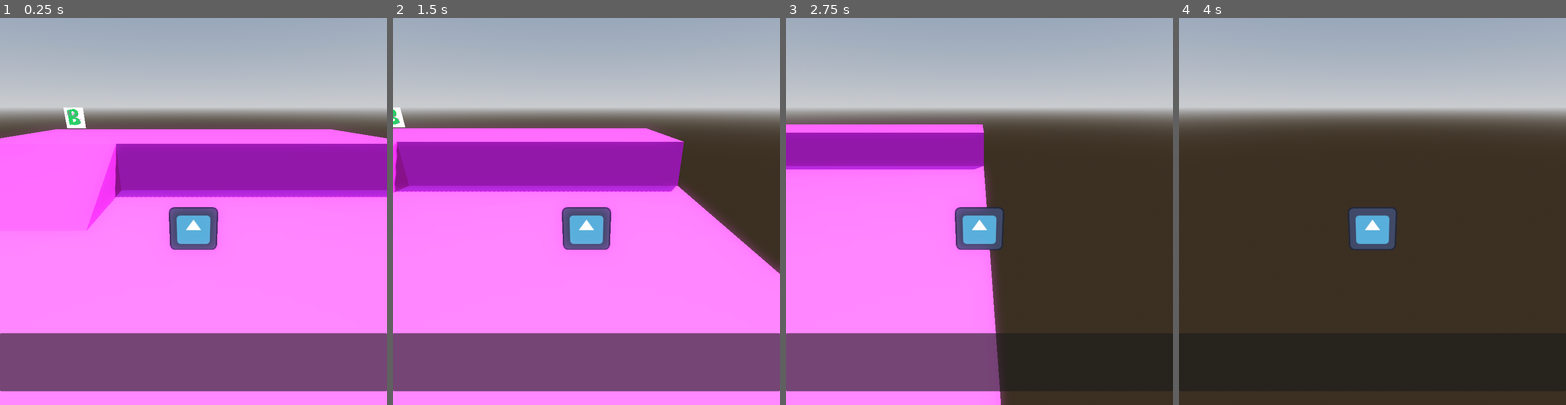
Above: before the commit, frames 1-4 (left to right).
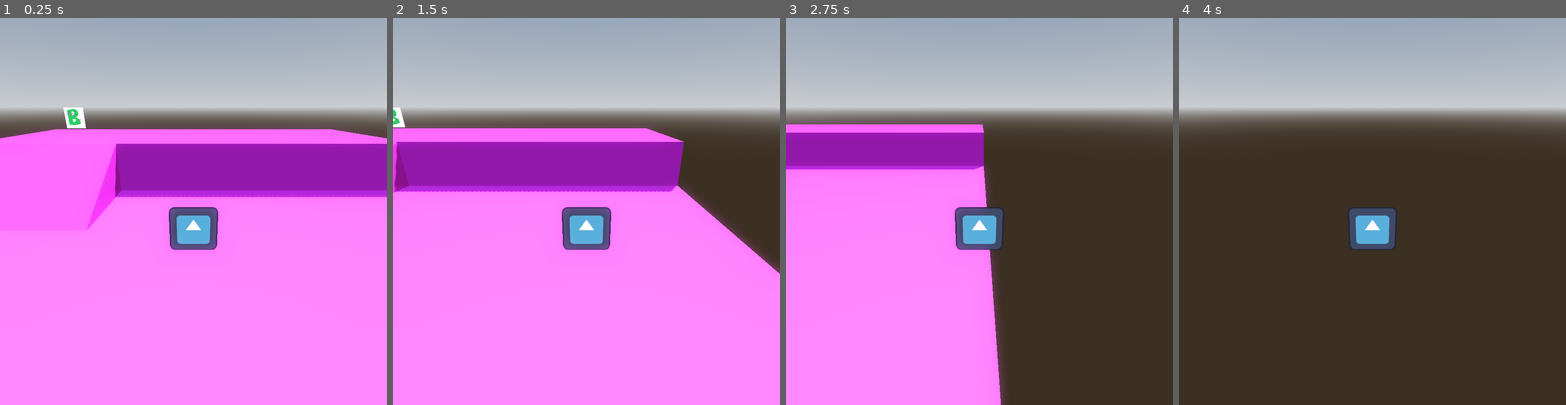
Above: after the commit, the same moments.

Repository: StativKaktus131/PaletteLock
Game: Godot game, scene res://world.tscn
The game is run twice, just before and just after one commit, with the same random seed, the same clock (stepped at 60 frames per second) and the same inputs. The engine's default icon, where the game draws it, is replaced by a stand-in: a white triangle on a blue panel in a dark square.
Inputs:
- Up to frame 1 (0.25 s): no input
- Up to frame 2 (1.5 s): tap Enter at 0.5 s; hold D (right) 0.53-1.28 s; tap E (interact) at 0.6, 1.35 s; hold S (down) from 1.28 s (still down)
- Up to frame 3 (2.75 s): release S (down) at 2.03 s; hold D (right) from 2.03 s (still down); tap E (interact) at 2.1 s
- Up to frame 4 (4 s): release D (right) at 2.78 s; hold W (up) 2.78-3.53 s; tap E (interact) at 2.85, 3.6 s; hold A (left) from 3.53 s (still down)

The runs differ from the first frame. In frame 1, 15% of the frame differs, in the area x 0-100%, y 81-97%; in frame 2, 15%; in frame 3, 8.6%; in frame 4, less than 0.1%.
Error before the commit: Out of bounds get index '0' (on base: 'Array[Area3D]') (res://scripts/player.gd:49)
Error after the commit: Out of bounds get index '0' (on base: 'Array[Area3D]') (res://scripts/player.gd:53)

Commit message:
dialogue loading from json

Diff:
--- /dev/null
+++ b/data/dialogues.csv
@@ -0,0 +1,16 @@
+ID;KEY;TYPE;CONTENT;CONDITION
+0;MARIANNE;TEXT;Oh youve grown quite a bit;
+1;;YESNO;Isn't that so?;
+2;;TEXT;I knew I was right;YES
+3;;END;;
+4;;TEXT;I must have been wrong;NO
+5;;END;;
+6;JEFF;TEXT;What the fuzz;
+7;;TEXT;Where the huzz at?;
+8;;CHOICE;"tell me[huzz,pluzz,gruzz]";
+9;;TEXT;I knew it was at huzz;1
+10;;END;;
+11;;TEXT;IT WAS AT PLUZZ?;2
+12;;END;;
+13;;TEXT;i didn't think it was at gruzz;3
+14;;END;;
--- /dev/null
+++ b/data/dialogues.json
@@ -0,0 +1,92 @@
+{
+  "0": {
+    "KEY": "MARIANNE",
+    "TYPE": "TEXT",
+    "CONTENT": "Oh youve grown quite a bit",
+    "CONDITION": ""
+  },
+  "1": {
+    "KEY": "",
+    "TYPE": "YESNO",
+    "CONTENT": "Isn't that so?",
+    "CONDITION": ""
+  },
+  "2": {
+    "KEY": "",
+    "TYPE": "TEXT",
+    "CONTENT": "I knew I was right",
+    "CONDITION": "YES"
+  },
+  "3": {
+    "KEY": "",
+    "TYPE": "END",
+    "CONTENT": "",
+    "CONDITION": ""
+  },
+  "4": {
+    "KEY": "",
+    "TYPE": "TEXT",
+    "CONTENT": "I must have been wrong",
+    "CONDITION": "NO"
+  },
+  "5": {
+    "KEY": "",
+    "TYPE": "END",
+    "CONTENT": "",
+    "CONDITION": ""
+  },
+  "6": {
+    "KEY": "JEFF",
+    "TYPE": "TEXT",
+    "CONTENT": "What the fuzz",
+    "CONDITION": ""
+  },
+  "7": {
+    "KEY": "",
+    "TYPE": "TEXT",
+    "CONTENT": "Where the huzz at?",
+    "CONDITION": ""
+  },
+  "8": {
+    "KEY": "",
+    "TYPE": "CHOICE",
+    "CONTENT": "tell me[huzz,pluzz,gruzz]",
+    "CONDITION": ""
+  },
+  "9": {
+    "KEY": "",
+    "TYPE": "TEXT",
+    "CONTENT": "I knew it was at huzz",
+    "CONDITION": 1
+  },
+  "10": {
+    "KEY": "",
+    "TYPE": "END",
+    "CONTENT": "",
+    "CONDITION": ""
+  },
+  "11": {
+    "KEY": "",
+    "TYPE": "TEXT",
+    "CONTENT": "IT WAS AT PLUZZ?",
+    "CONDITION": 2
+  },
+  "12": {
+    "KEY": "",
+    "TYPE": "END",
+    "CONTENT": "",
+    "CONDITION": ""
+  },
+  "13": {
+    "KEY": "",
+    "TYPE": "TEXT",
+    "CONTENT": "i didn't think it was at gruzz",
+    "CONDITION": 3
+  },
+  "14": {
+    "KEY": "",
+    "TYPE": "END",
+    "CONTENT": "",
+    "CONDITION": ""
+  }
+}
--- a/dialogue_system.gd
+++ b/dialogue_system.gd
@@ -3,34 +3,108 @@
 @export_group("typewriter")
 @export var interval : float
 
+@export_group("tweening")
+@export var tween_speed : float
+
 @onready var text_field : RichTextLabel = $MarginContainer/Text
 
+var timer : Timer
 var current_text : String = ""
-
-var timer : Timer
-var current_char_pointer = 0
+var current_dialouge_entry : DialogueEntry
+var current_char_pointer := 0
+var in_screen := false
+var json_data
+var dialouge_entries = []
+var current_choices = []
 
 
 func _ready() -> void:
+
+	# setup timer
 	timer = Timer.new()
-
 	timer.wait_time = interval
 	timer.timeout.connect(type_letter)
+	add_child(timer)
 
-	add_child(timer)
+	# load json
+	load_json_dialogue()
 
 
 func type_letter() -> void:
+	# increase char pointer
 	current_char_pointer += 1
 
 	if current_char_pointer > current_text.length():
 		timer.stop()
 
+	# update text field
 	text_field.text = current_text.substr(0, current_char_pointer)
 
 
+func _process(delta: float) -> void:
+	# tween
+	var window_height = get_window().size.y
+	var target_y = window_height - (size.y if in_screen else 0.0)
+	position = lerp(position, Vector2.DOWN * target_y, tween_speed * delta)
 
-func trigger(new_text: String) -> void:
-	current_text = new_text
+
+	# pressed 'e' and dialogue panel is in screen
+	if Input.is_action_just_pressed("dialogue_accept") and \
+		abs(position.y - target_y) < 0.1:
+
+		# advance dialogue entry
+		current_dialouge_entry = dialouge_entries[current_dialouge_entry.id + 1]
+		# update text
+		current_text = parse_content(current_dialouge_entry.content)
+
+		current_char_pointer = 0
+		timer.start()
+
+
+
+func trigger(key: String) -> void:
+	var start_idx = -1
+
+	# find start element
+	for i in range(0, dialouge_entries.size()):
+		var entry = dialouge_entries[i]
+		if entry.key == key:
+			start_idx = i
+			break
+
+	# check if anything was found
+	if start_idx < 0:
+		push_error("can't find dialogue entry at key \"" + key + "\"")
+		return
+
+	current_dialouge_entry = dialouge_entries[start_idx]
+	current_text = current_dialouge_entry.content
+
+	in_screen = true
 	current_char_pointer = 0
 	timer.start()
+
+
+func load_json_dialogue() -> void:
+	# parse json file
+	var file_string = FileAccess.get_file_as_string(Util.JSON_DIALOGUE_PATH)
+	json_data = JSON.parse_string(file_string) as Dictionary
+
+	# create dialogue entries
+	for i in json_data.keys():
+		var dialogue_entry = DialogueEntry.from_json(int(i), json_data[i])
+		dialouge_entries.push_back(dialogue_entry)
+
+
+func parse_content(content: String) -> String:
+	# basically checking for choice
+	if not content.contains("["):
+		return content
+
+	# find choice string
+	var choices = content.substr(content.find("[")+1, content.find("]")-1)
+	# populate choice array
+	current_choices = choices.split(",")
+
+	# return stripped content
+	return content.replace(content.substr(content.find("["), content.find("]")), "")
--- a/project.godot
+++ b/project.godot
@@ -14,6 +14,10 @@
 run/main_scene="uid://d12k1ix13lrb"
 config/features=PackedStringArray("4.4", "Forward Plus")
 config/icon="res://icon.svg"
+
+[autoload]
+
+Util="*res://scripts/global/util.gd"
 
 [display]
 
@@ -51,6 +55,11 @@
 "events": [Object(InputEventKey,"resource_local_to_scene":false,"resource_name":"","device":-1,"window_id":0,"alt_press …(192 unchanged characters)…
 ]
 }
+dialogue_accept={
+"deadzone": 0.2,
+"events": [Object(InputEventKey,"resource_local_to_scene":false,"resource_name":"","device":-1,"window_id":0,"alt_pressed":false,"shift_pressed":false,"ctrl_pressed":false,"meta_pressed":false,"pressed":false,"keycode":0,"physical_keycode":69,"key_label":0,"unicode":101,"location":0,"echo":false,"script":null)
+]
+}
 
 [layer_names]
 
--- /dev/null
+++ b/scripts/classes/dialogue_entry.gd
@@ -0,0 +1,54 @@
+extends Node
+
+class_name DialogueEntry
+
+
+enum DialogueType {
+	TEXT,
+	YESNO,
+	CHOICE,
+	END
+}
+
+enum DialogueCondition {
+	YES,
+	NO,
+	ONE,
+	TWO,
+	THREE
+}
+
+
+var id : int
+var key : String
+var type : DialogueType
+var content : String
+var condition : DialogueCondition
+
+
+static func from_json(id : int, json_data : Dictionary) -> DialogueEntry:
+	var ret = DialogueEntry.new()
+
+	ret.id = id
+	ret.key = json_data["KEY"]
+
+	match (json_data["TYPE"]):
+		"TEXT": ret.type = DialogueType.TEXT
+		"YESNO": ret.type = DialogueType.YESNO
+		"CHOICE": ret.type = DialogueType.CHOICE
+		"END": ret.type = DialogueType.END
+
+	ret.content = json_data["CONTENT"]
+
+	match (json_data["CONDITION"]):
+		"YES": ret.condition = DialogueCondition.YES
+		"NO": ret.condition = DialogueCondition.NO
+		"1": ret.condition = DialogueCondition.ONE
+		"2": ret.condition = DialogueCondition.TWO
+		"3": ret.condition = DialogueCondition.THREE
+
+	return ret
+
+
+func print_entry() -> void:
+	print("id: " + str(id) + ", key: " + key + ", type: " + str(type) + ", content: " + content + ", condition: " + str(condition))
--- /dev/null
+++ b/scripts/global/util.gd
@@ -0,0 +1,3 @@
+extends Node
+
+const JSON_DIALOGUE_PATH = "res://data/dialogues.json"
--- a/scripts/player.gd
+++ b/scripts/player.gd
@@ -1,4 +1,6 @@
 extends CharacterBody3D
+
+class_name Player
 
 @export_group("movement")
 @export var max_speed : float
@@ -10,17 +12,19 @@
 
 @onready var interact_area : Area3D = $InteractArea
 
-var move := Vector3.ZERO
-var y_vel := 0.0
+var move : Vector3 = Vector3.ZERO
+var y_vel : float = 0.0
+var input_enabled : bool = true
 
 
 func _process(delta: float) -> void:
 	move_player(delta)
-
 	check_for_interaction()
 
 
 func move_player(delta: float) -> void:
+	if not input_enabled:
+		return
 
 	# get input vector
 	var input = Input.get_vector("left", "right", "up", "down")
@@ -43,9 +47,13 @@
 
 
 func check_for_interaction():
-	if not Input.is_action_just_pressed("interact"):
+	if not Input.is_action_just_pressed("interact") or not input_enabled:
 		return
 
 	var area = interact_area.get_overlapping_areas()[0]
 
+	if area == null:
+		return
+
+	input_enabled = false
 	dialogue_system.trigger(area.get_parent().text)
--- a/world.tscn
+++ b/world.tscn
@@ -86,12 +86,12 @@
 [node name="NPC A" parent="." instance=ExtResource("2_aqk2v")]
 transform = Transform3D(1, 0, 0, 0, 1, 0, 0, 0, 1, -6.75859, 0, 0)
 tex = ExtResource("3_aqk2v")
-text = "das ist text eins"
+text = "MARIANNE"
 
 [node name="NPC B" parent="." instance=ExtResource("2_aqk2v")]
 transform = Transform3D(1, 0, 0, 0, 1, 0, 0, 0, 1, -7.84289, 2.30303, -11.7683)
 tex = ExtResource("4_036b0")
-text = "das ist text 2 (B)"
+text = "JEFF"
 
 [node name="Canvas" type="Control" parent="."]
 layout_mode = 3
@@ -107,12 +107,12 @@
 anchor_top = 1.0
 anchor_right = 1.0
 anchor_bottom = 1.0
-offset_top = -166.56
-offset_bottom = -31.56
+offset_bottom = 135.0
 grow_horizontal = 2
 grow_vertical = 0
 script = ExtResource("5_036b0")
 interval = 0.02
+tween_speed = 20.0
 
 [node name="MarginContainer" type="MarginContainer" parent="Canvas/Dialogue System"]
 layout_mode = 1
@@ -128,3 +128,21 @@
 
 [node name="Text" type="RichTextLabel" parent="Canvas/Dialogue System/MarginContainer"]
 layout_mode = 2
+
+[node name="Panel" type="Panel" parent="Canvas"]
+visible = false
+layout_mode = 1
+anchors_preset = 1
+anchor_left = 1.0
+anchor_right = 1.0
+offset_left = -180.0
+offset_bottom = 104.0
+grow_horizontal = 0
+
+[node name="Choice Container" type="VBoxContainer" parent="Canvas/Panel"]
+layout_mode = 1
+anchors_preset = 15
+anchor_right = 1.0
+anchor_bottom = 1.0
+grow_horizontal = 2
+grow_vertical = 2
Not shown, added: scripts/classes/dialogue_entry.gd.uid
Not shown, added: scripts/global/util.gd.uid
Not shown, added: data/dialogues.xlsx
Not shown, added: data/~$dialogues.xlsx
